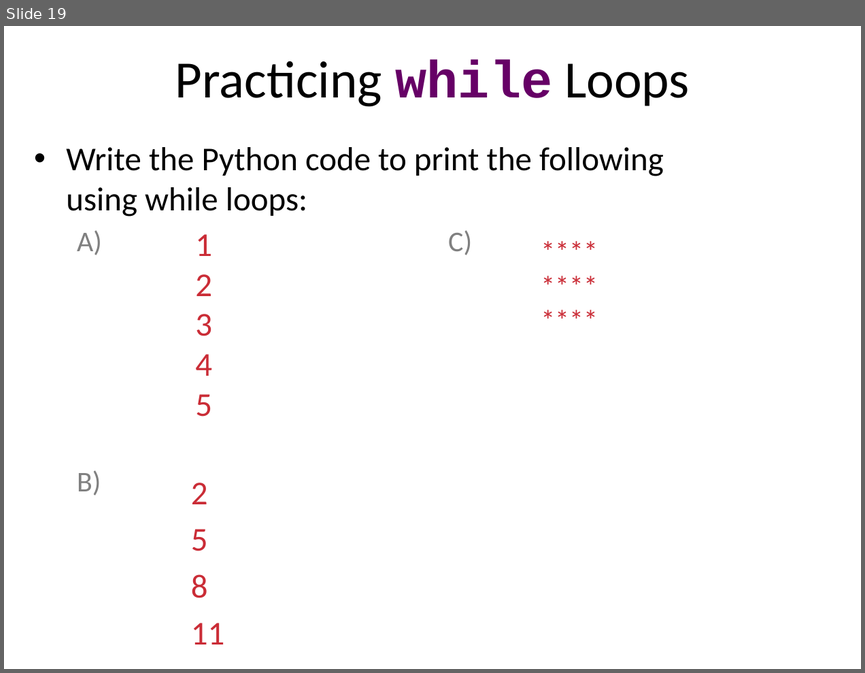
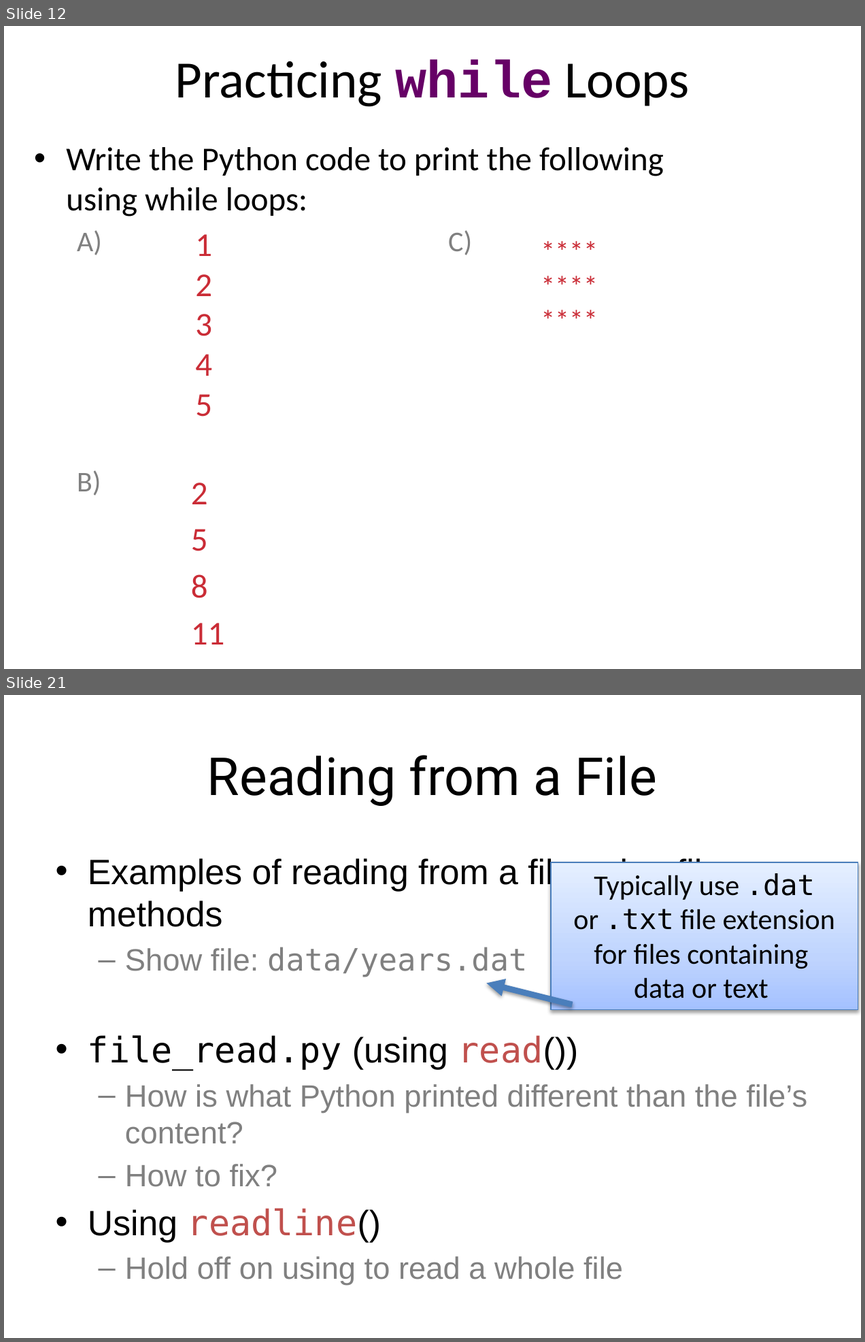
Before and after one commit to emhill/117-S15, a slide deck: src/morea/materials/14-while-loops.pptx. Shown one above the other, each under a label of ours: slide 19 before the commit, slides 12 and 21 after it; the slides between them are not shown. The pictures are 865x673 and 865x1342 pixels, drawn with LibreOffice and Linux fonts; fonts in the diff are those of the drawing. Boxes give left, top, right and bottom in pixels: in the first picture for what was removed or moved away, otherwise in the second. Text is boxed around its words. In the diff, an @@ line names an element or a change of style, - is before the commit and + after.

```diff
--- a/src/morea/materials/14-while-loops.pptx
+++ b/src/morea/materials/14-while-loops.pptx
@@ slide 21 added at [4, 695, 861, 1338], background #FFFFFF @@
@@ title added at [207, 755, 657, 806], 44 pt, text #000000 @@
+Reading from a File
@@ text added at [88, 858, 807, 1285], 25.9 pt, text #808080 @@
+• Examples of reading from a file using file methods
+  – Show file: data/years.dat
+• file_read.py (using read())
+  – How is what Python printed different than the file’s content?
+  – How to fix?
+• Using readline()
+  – Hold off on using to read a whole file
@@ rectangle added at [551, 862, 857, 1009], fill gradient #A4C4FF to #BFD4FF to #E6EEFF, outline #4B7EBC 0.75 pt, 24 pt, text #020202 @@
+Typically use .dat or .txt file extension for files containing
+data or text
@@ arrow added from (572, 1004) to (486, 983), #4B7EBC 5 pt @@
@@ what was slide 19 is now slide 12 @@
```
Also in this commit, not shown: 10 slides changed, 23 other slides added, 8 slides removed, 26 other files.
